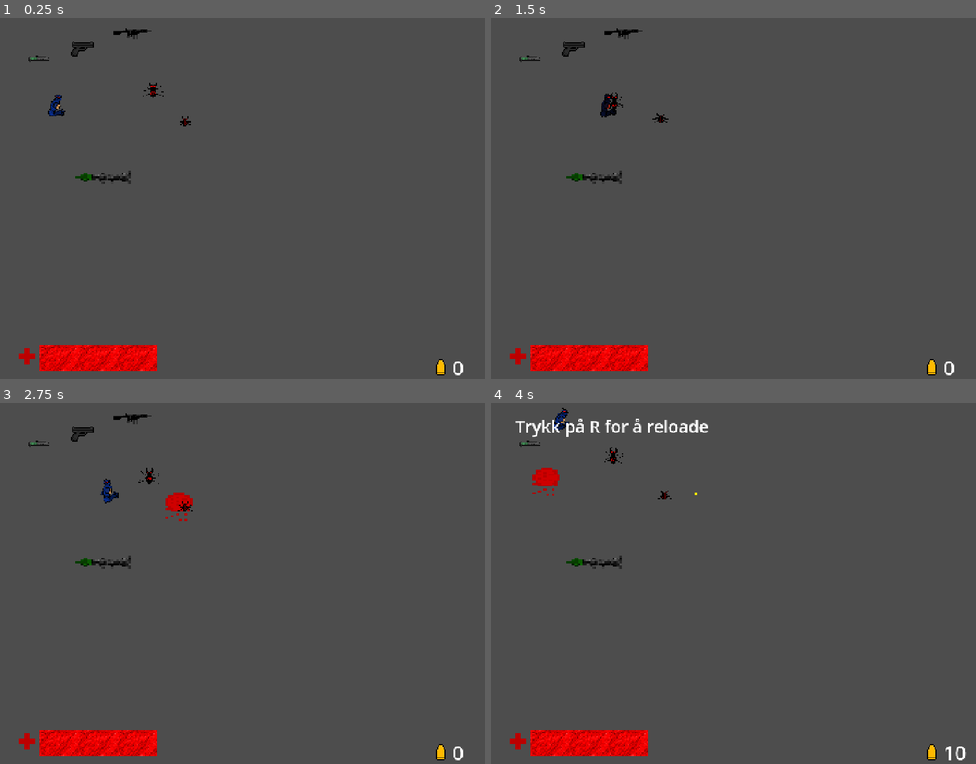
Above: before the commit, frames 1-4 (two rows, left to right).
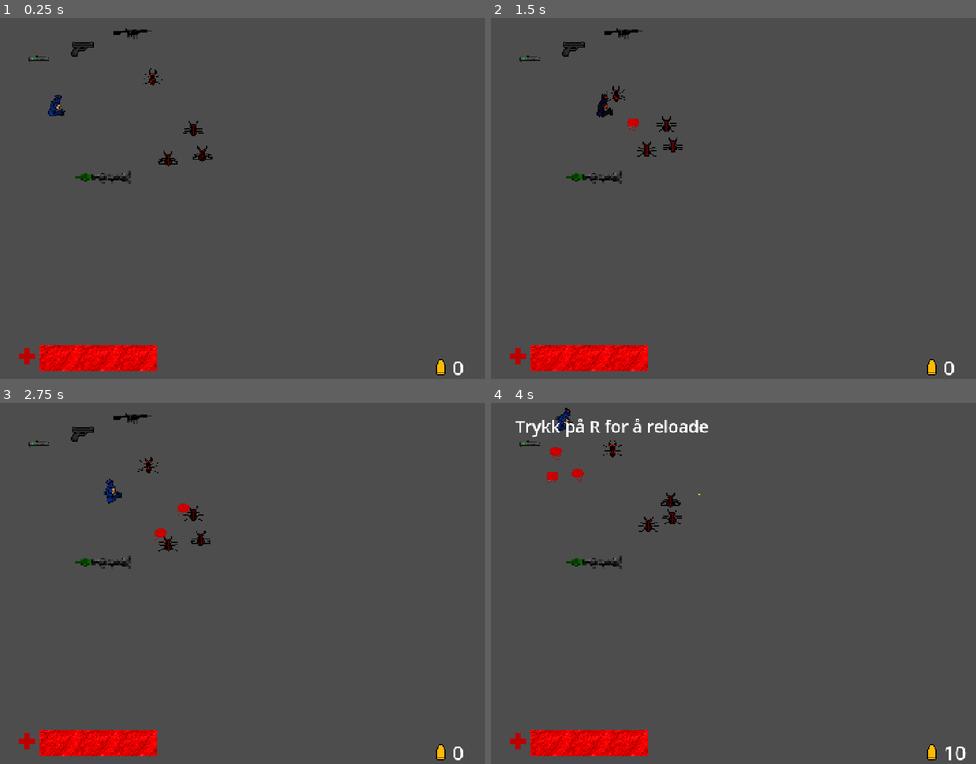
Above: after the commit, the same moments.

Repository: vladydad/Invasion_godot
Game: Godot game, scene res://NPC/NPC.tscn
Two runs of this game, one before a commit and one after it. Both use one fixed random seed, a clock stepped at 60 frames per second and the inputs below.
Inputs (mouse positions are in pixels of both pictures, inside the frame that each line leads up to):
- Up to frame 1 (0.25 s): no input
- Up to frame 2 (1.5 s): tap Enter at 0.5 s; move the mouse to (840, 180) at 0.52 s; press the mouse at (840, 180) at 0.53 s; hold Right (ui_right) 0.53-1.28 s; move the mouse to (636, 216) at 1.27 s; release the mouse at (636, 216) at 1.28 s; hold Down (ui_down) from 1.28 s (still down); tap V (Silencer) at 1.35 s
- Up to frame 3 (2.75 s): move the mouse to (291, 504) at 2.02 s; release Down (ui_down) at 2.03 s; press the mouse at (291, 504) at 2.03 s; hold Right (ui_right) from 2.03 s (still down)
- Up to frame 4 (4 s): move the mouse to (709, 655) at 2.77 s; release Right (ui_right) at 2.78 s; release the mouse at (709, 655) at 2.78 s; hold Up (ui_up) 2.78-3.53 s; tap V (Silencer) at 2.85 s; click (709, 655) at 2.92 s; move the mouse to (879, 637) at 3.52 s; press the mouse at (879, 637) at 3.53 s; hold Left (ui_left) from 3.53 s (still down)

The runs differ from the first frame. In frame 1, 0.4% of the frame differs, in the area x 29-44%, y 13-42%; in frame 2, 0.5%; in frame 3, 0.8%; in frame 4, 0.8%, in the area x 8-44%, y 1-36%.

Commit message:
aaa

Diff:
--- a/invasion/EnemyBall.tscn
+++ b/invasion/EnemyBall.tscn
@@ -39,8 +39,8 @@
 script = ExtResource("1_ty1if")
 
 [node name="AnimatedSprite2D" type="AnimatedSprite2D" parent="." unique_id=1613571451]
-position = Vector2(7.9999847, -2.000061)
-scale = Vector2(0.4, 0.275)
+position = Vector2(6.999998, -5.000004)
+scale = Vector2(0.17656252, 0.1260417)
 sprite_frames = SubResource("SpriteFrames_vloia")
 frame_progress = 0.18334253
 
--- a/invasion/NPC/NPC.tscn
+++ b/invasion/NPC/NPC.tscn
@@ -73,6 +73,12 @@
 }]
 
 [node name="Node" type="Node" unique_id=1893796967]
+
+[node name="enemy2" parent="." unique_id=1029917588 instance=ExtResource("13_qkjqd")]
+position = Vector2(572, 329)
+
+[node name="NPC1" parent="." unique_id=1095723568 instance=ExtResource("13_joafi")]
+position = Vector2(454, 175)
 
 [node name="Area2D4" parent="." unique_id=256471275 instance=ExtResource("6_wke4b")]
 position = Vector2(306, 485)
@@ -150,8 +156,8 @@
 KLART"
 horizontal_alignment = 1
 
-[node name="enemy2" parent="CanvasLayer" unique_id=1029917588 instance=ExtResource("13_qkjqd")]
-position = Vector2(548, 309)
+[node name="enemy3" parent="." unique_id=1086051982 instance=ExtResource("13_qkjqd")]
+position = Vector2(599, 405)
 
-[node name="NPC1" parent="." unique_id=1095723568 instance=ExtResource("13_joafi")]
-position = Vector2(455, 211)
+[node name="enemy4" parent="." unique_id=234720747 instance=ExtResource("13_qkjqd")]
+position = Vector2(497, 418)
--- a/invasion/bullet.gd
+++ b/invasion/bullet.gd
@@ -21,7 +21,6 @@
 		if node.get("is_dead") == true:
 			continue   # уже мёртв, пуля пролетает дальше
 		if node.has_method("die") and global_position.distance_to(node.global_position) <= HIT_RADIUS:
-			print("Пуля убила: ", node.name)
 			node.die()
 			queue_free()
 			return
--- a/invasion/enemy_2.tscn
+++ b/invasion/enemy_2.tscn
@@ -122,8 +122,8 @@
 script = ExtResource("1_mvvu1")
 
 [node name="AnimatedSprite2D" type="AnimatedSprite2D" parent="." unique_id=644469455]
-position = Vector2(2.0000038, -2)
-scale = Vector2(0.07961473, 0.04660012)
+position = Vector2(2.0000005, -1.0000002)
+scale = Vector2(0.09918236, 0.07538339)
 sprite_frames = SubResource("SpriteFrames_vloia")
 animation = &"WALK"
 
--- a/invasion/enemy_2_dead.tscn
+++ b/invasion/enemy_2_dead.tscn
@@ -23,8 +23,8 @@
 [node name="enemy_2dead" type="CharacterBody2D" unique_id=253193453]
 
 [node name="AnimatedSprite2D" type="AnimatedSprite2D" parent="." unique_id=1130017703]
-position = Vector2(9.536743e-07, -2.000001)
-scale = Vector2(1.75, 1.3541666)
+position = Vector2(-1.000001, -2.0000014)
+scale = Vector2(2.3125, 1.6354167)
 sprite_frames = SubResource("SpriteFrames_vloia")
 
 [node name="CollisionShape2D" type="CollisionShape2D" parent="." unique_id=1810192452]
--- a/invasion/enemy_ball.gd
+++ b/invasion/enemy_ball.gd
@@ -37,7 +37,6 @@
 	if hit:
 		return
 	hit = true
-	print("Шарик попал в игрока")
 	if target.has_method("die"):
 		target.die()
 	elif target.has_method("take_damage"):
